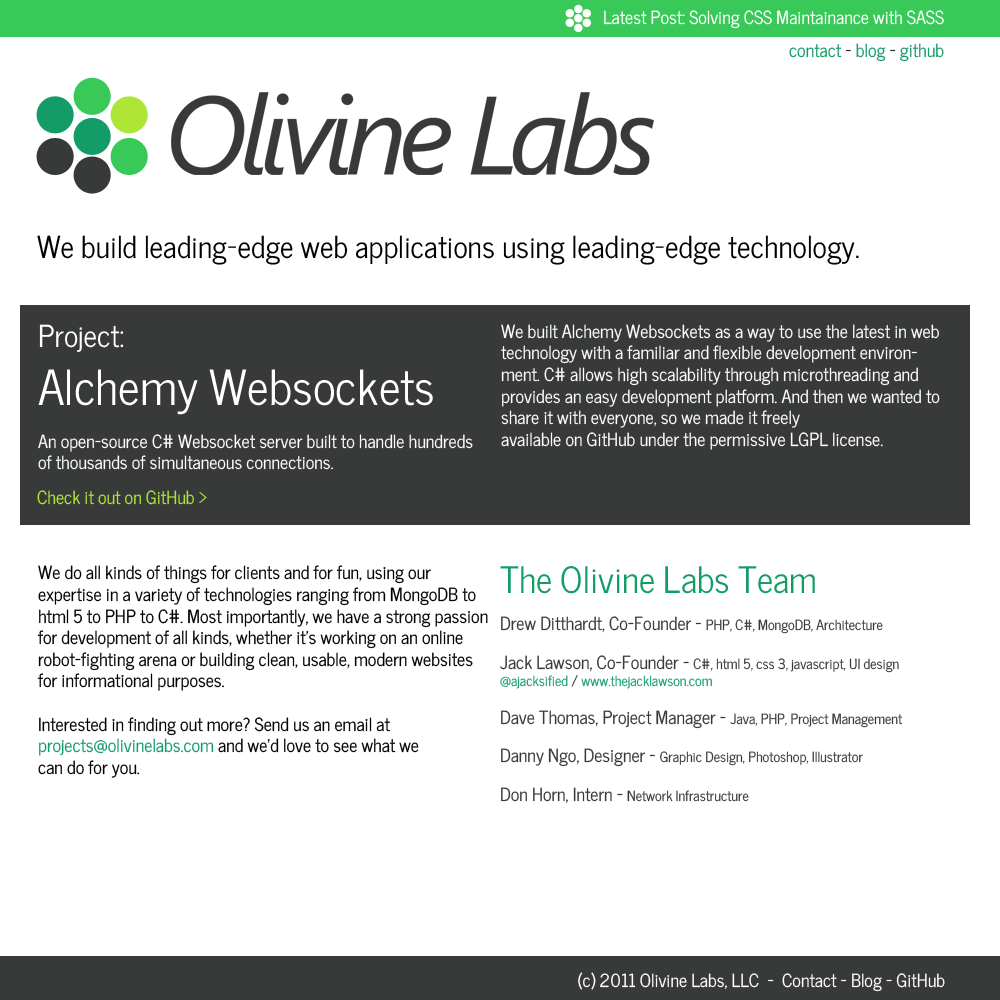
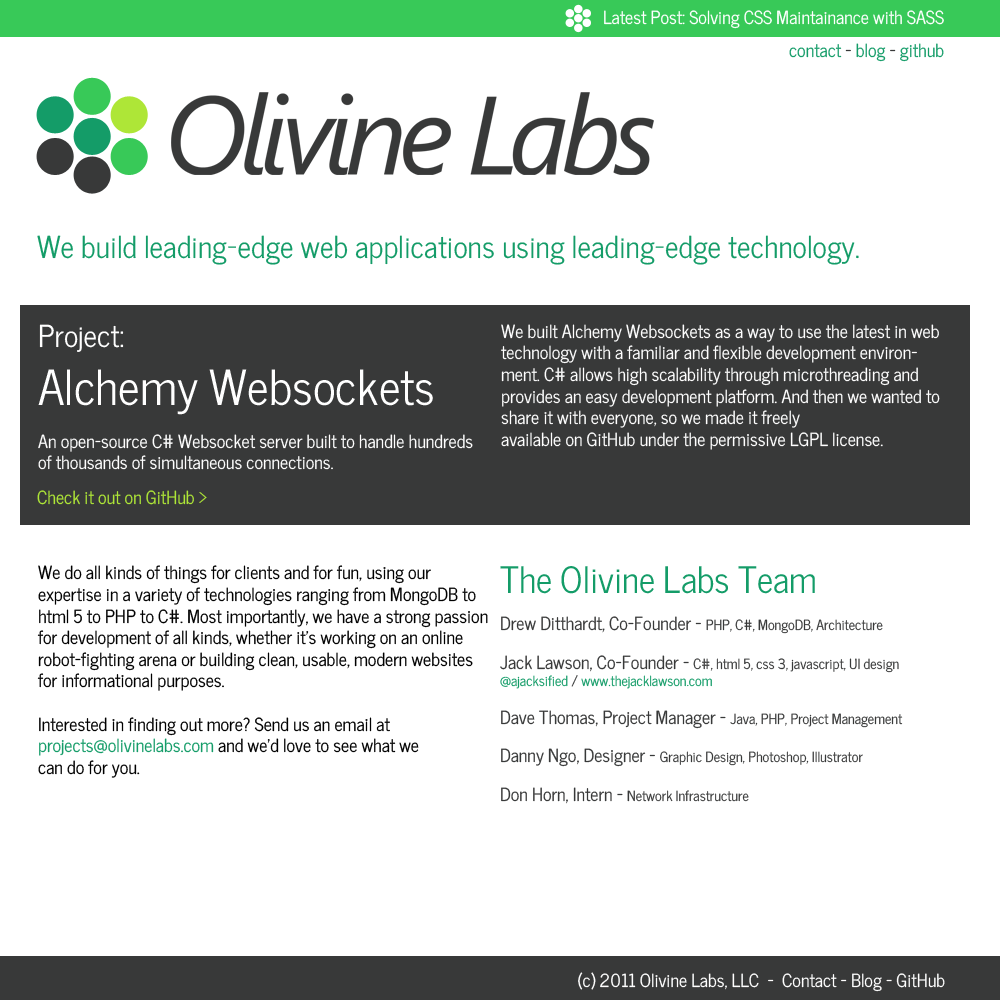
Before/after of a 1000 x 1000 layered artwork. What changed in the layer stack:
painted on "We build leading-edge web applications using leading-edge techn" over bbox(37, 235, 859, 265)
